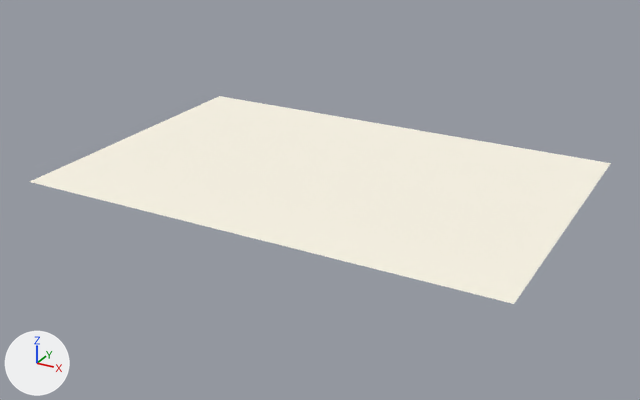
The glTF model TourPanel.glb: old version first, new version second.
One viewpoint serves both versions: a camera (50 mm lens) standing at (9.67, -20.73, 12.02) and looking at (-2.44, 1.29, 1.01). Every picture has the same lights, and +X, +Y and +Z are marked at lower left. The picture after the commit comes second.

The older version as bpy lines, for what is in view:
```python
me_plane = bpy.data.meshes.new('Plane')
me_plane.from_pydata(...)  # 121 vertices, 200 faces; spans x -5.0..5.0, y -5.0..5.0, z 0.0
me_plane.materials.append(mat_panelmat)  # white #fdf8e8
ob_plane = bpy.data.objects.new('Plane', me_plane)
ob_plane.location = (-2.41, 1.7, 1.79)
ob_plane.scale = (1.5, 1.0, 1.0)
```
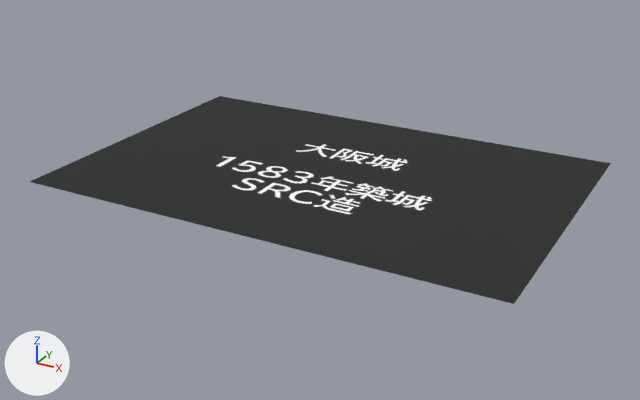
The newer file is also turned or shifted as a whole; pictures and numbers use the older file's frame.

Diff of the bpy script that builds the scene:
```diff
--- a/TourPanel.glb.py
+++ b/TourPanel.glb.py
@@ img_大阪城 @@
+img_大阪城 = load_image('大阪城', '_unpacked/___', 960, 720, 'sRGB')
@@ mat_大阪城 @@
+mat_大阪城 = bpy.data.materials.new('大阪城')
+# uses the picture img_大阪城
@@ me_plane @@
 me_plane.from_pydata(...)  # 121 vertices, 200 faces; spans x -5.0..5.0, y -5.0..5.0, z 0.0
-me_plane.materials.append(mat_panelmat)  # white #fdf8e8
+me_plane.materials.append(mat_大阪城)
@@ ob_plane @@
 ob_plane.location = (-2.41, 1.7, 1.79)
+ob_plane.rotation_euler = (0.0, 0.0, 3.142)  # degrees (0, 0, 180)
 ob_plane.scale = (1.5, 1.0, 1.0)
```

Changed parts and their boxes [x1, y1, x2, y2] in the pictures (640 x 400 px):
'Plane', recoloured, turned (white to black)
    both: [30, 96, 611, 304]
